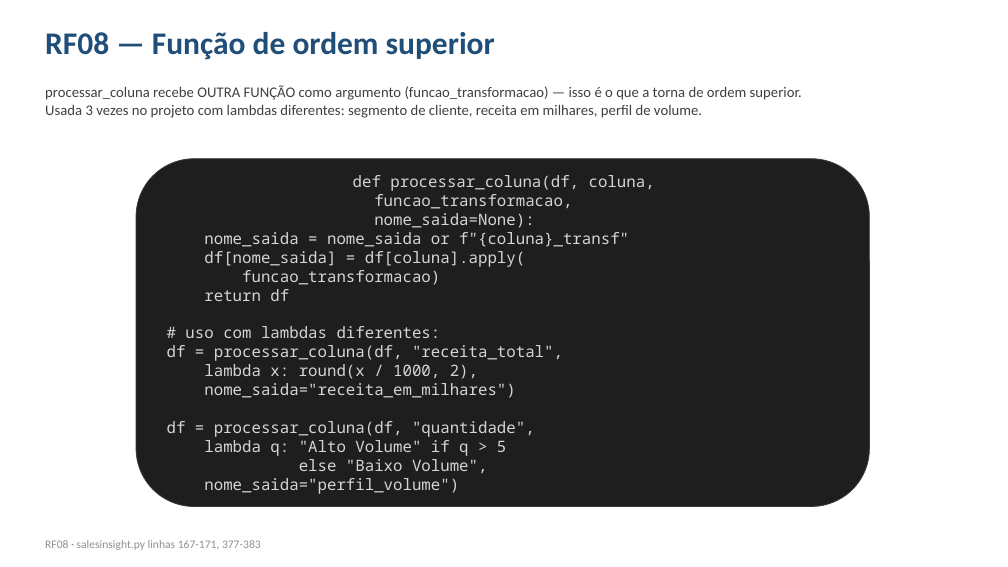
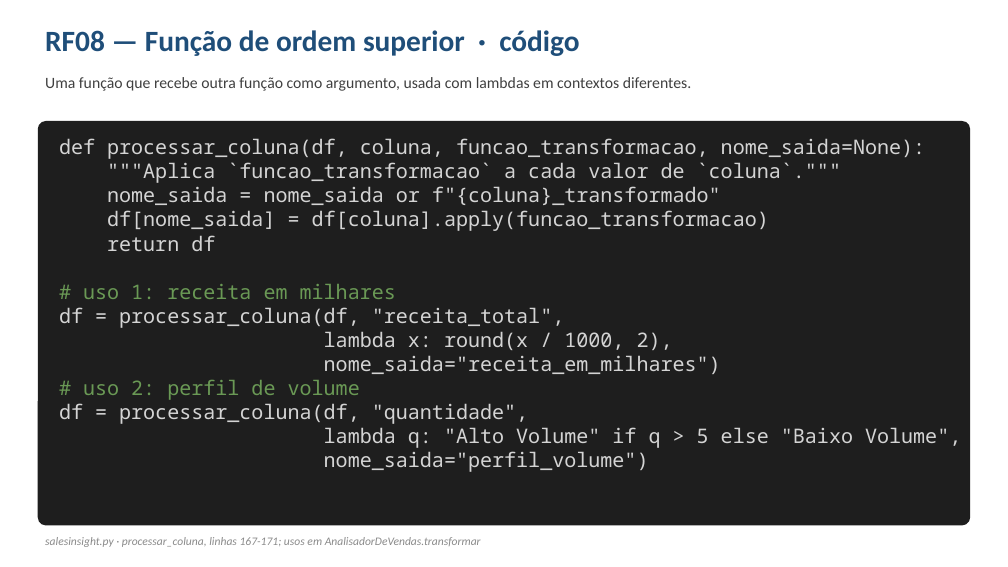
Before and after one commit to petersongardin/SalesInsight-PY, a slide deck: slide 26 of SalesInsight_PY.pptx (slide 13 before the commit). Drawn at 1008x567 pixels with LibreOffice and Linux fonts; fonts in the diff are those of the drawing. Boxes give left, top, right and bottom in pixels: in the first picture for what was removed or moved away, otherwise in the second. Text is boxed around its words. In the diff, an @@ line names an element or a change of style, - is before the commit and + after.

```diff
--- a/SalesInsight_PY.pptx
+++ b/SalesInsight_PY.pptx
@@ text at <box>45,30,579,56</box>: text changed; size 30 to 28 pt @@
-RF08 — Função de ordem superior
+RF08 — Função de ordem superior · código
@@ text at <box>45,77,691,91</box>: text changed; size 14 to 15 pt @@
-processar_coluna recebe OUTRA FUNÇÃO como argumento (funcao_transformacao) — isso é o que a torna de ordem superior.
-Usada 3 vezes no projeto com lambdas diferentes: segmento de cliente, receita em milhares, perfil de volume.
+Uma função que recebe outra função como argumento, usada com lambdas em contextos diferentes.
@@ rounded rectangle "def processar_coluna(df, coluna, funcao_transformacao, nome_ ...": place and size @@
-rounded rectangle "def processar_coluna(df, coluna, funcao_transformacao, nome_ ..." at <box>136,159,870,507</box>
+rounded rectangle "def processar_coluna(df, coluna, funcao_transformacao, nome_ ..." at <box>38,121,970,526</box>
@@ rounded rectangle "def processar_coluna(df, coluna, funcao_transformacao, nome_ ..." at <box>38,121,970,526</box>: vertical alignment middle to top; outline #3A3A3A 0.75 pt to none; proportions changed @@
@@ text in rounded rectangle at <box>59,138,926,231</box>: text changed; size 15 to 19.1 pt @@
-def processar_coluna(df, coluna,
-funcao_transformacao,
-nome_saida=None):
-nome_saida = nome_saida or f"{coluna}_transf"
-df[nome_saida] = df[coluna].apply(
-funcao_transformacao)
+def processar_coluna(df, coluna, funcao_transformacao, nome_saida=None):
+"""Aplica `funcao_transformacao` a cada valor de `coluna`."""
+nome_saida = nome_saida or f"{coluna}_transformado"
+df[nome_saida] = df[coluna].apply(funcao_transformacao)
@@ text in rounded rectangle at <box>59,235,721,472</box>: size 15 to 19.1 pt in "return df", "df = processar_coluna(df, "receita_total",", "lambda x: round(x / 1000, 2),", "nome_saida="receita_em_milhares")" and 2 more places @@
@@ text in rounded rectangle at <box>83,284,396,299</box>: text changed; size 15 to 19.1 pt; text colour #D4D4D4 to #6A9955 @@
-# uso com lambdas diferentes:
+# uso 1: receita em milhares
@@ text in rounded rectangle at <box>83,380,360,400</box>: paragraph added @@
+# uso 2: perfil de volume
@@ text in rounded rectangle at <box>324,427,961,448</box>: text changed; size 15 to 19.1 pt @@
-lambda q: "Alto Volume" if q > 5
-else "Baixo Volume",
+lambda q: "Alto Volume" if q > 5 else "Baixo Volume",
@@ text at <box>45,537,481,547</box>: text changed; text colour #909090 to #8A8A8A; italic on @@
-RF08 · salesinsight.py linhas 167-171, 377-383
+salesinsight.py · processar_coluna, linhas 167-171; usos em AnalisadorDeVendas.transformar
```
Also in this commit, not shown: 18 other slides changed, 19 slides added, 2 slides removed, 15 other files.
